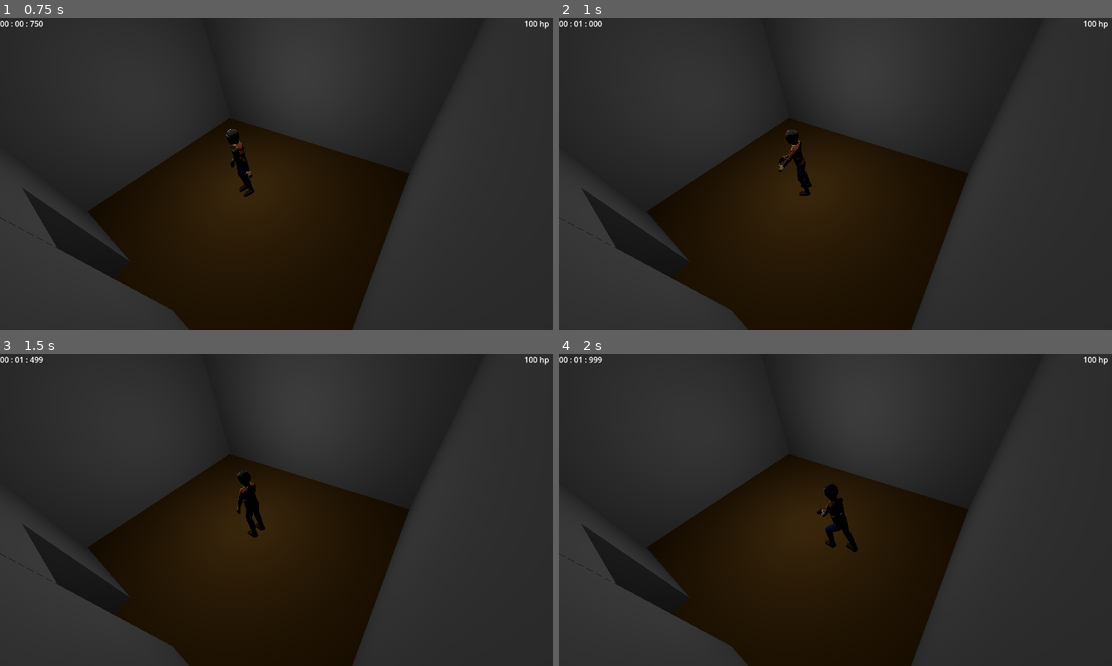
Above: before the commit, frames 1-4 (two rows, left to right).
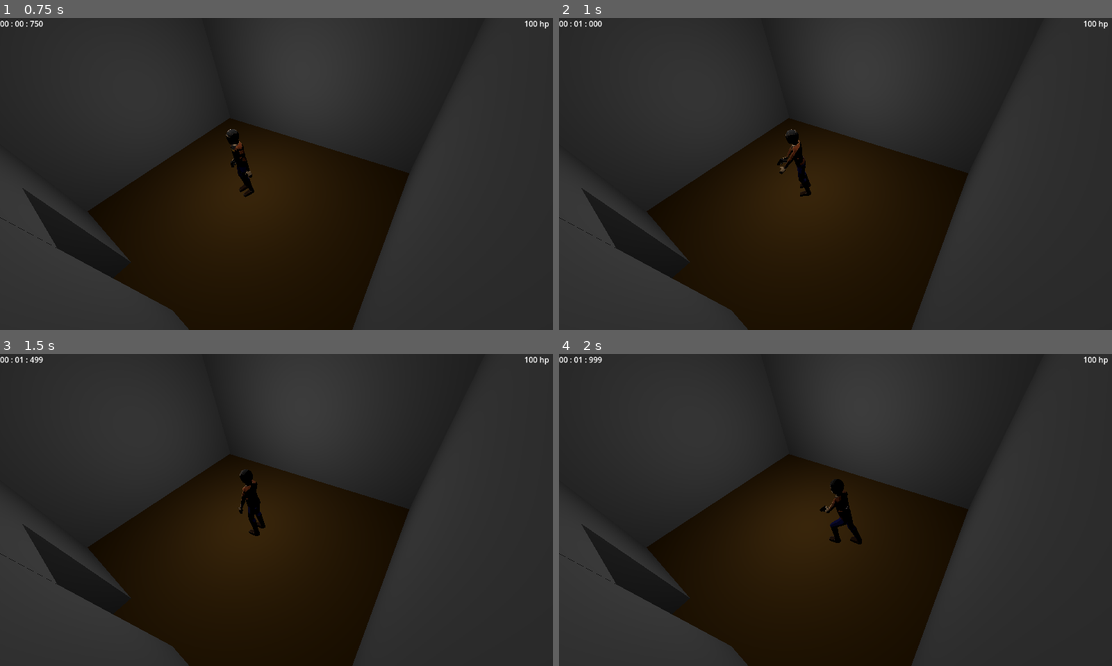
Above: after the commit, the same moments.

Repository: HuskyGameDev/2024f-team14
Game: Godot game, scene res://level/test_level.tscn
Same seed, same stepped clock (60 frames per second), same inputs: the game is played once before the commit and once after it.
Inputs (mouse positions are in pixels of both pictures, inside the frame that each line leads up to):
- Up to frame 1 (0.75 s): tap Enter at 0.5 s; move the mouse to (398, 158) at 0.52 s; hold D (turn_right) from 0.53 s (still down); hold Middle mouse button (Target) from 0.53 s (still down)
- Up to frame 2 (1 s): keep holding D (turn_right); keep holding Middle mouse button (Target); right-click (957, 158) at 0.8 s
- Up to frame 3 (1.5 s): move the mouse to (165, 525) at 1.27 s; release D (turn_right) at 1.28 s; release Middle mouse button (Target) at 1.28 s; hold S (move_backwards) from 1.28 s (still down); right-click (165, 525) at 1.35 s
- Up to frame 4 (2 s): keep holding S (move_backwards); tap Middle mouse button (Target) at 1.55 s

Frame 1 is identical in both runs. In frame 2, 0.1% of the frame differs, in the area x 39-46%, y 35-58%; in frame 3, 0.3%; in frame 4, 0.7%, in the area x 46-55%, y 40-64%.

Commit message:
Targeting Holding Fix

Diff:
--- a/houghton--outbreak/scripts/test_player.gd
+++ b/houghton--outbreak/scripts/test_player.gd
@@ -64,7 +64,7 @@
 		if Input.is_action_pressed("attack_or_shoot") && current_ammo != 0:
 			states.travel("pistolActionShootTimer")
 
-		if Input.is_action_pressed("Target"):
+		if Input.is_action_just_pressed("Target"):
 			var nearest = get_nearest_enemy()
 			look_at(nearest.global_position)
 	else:
